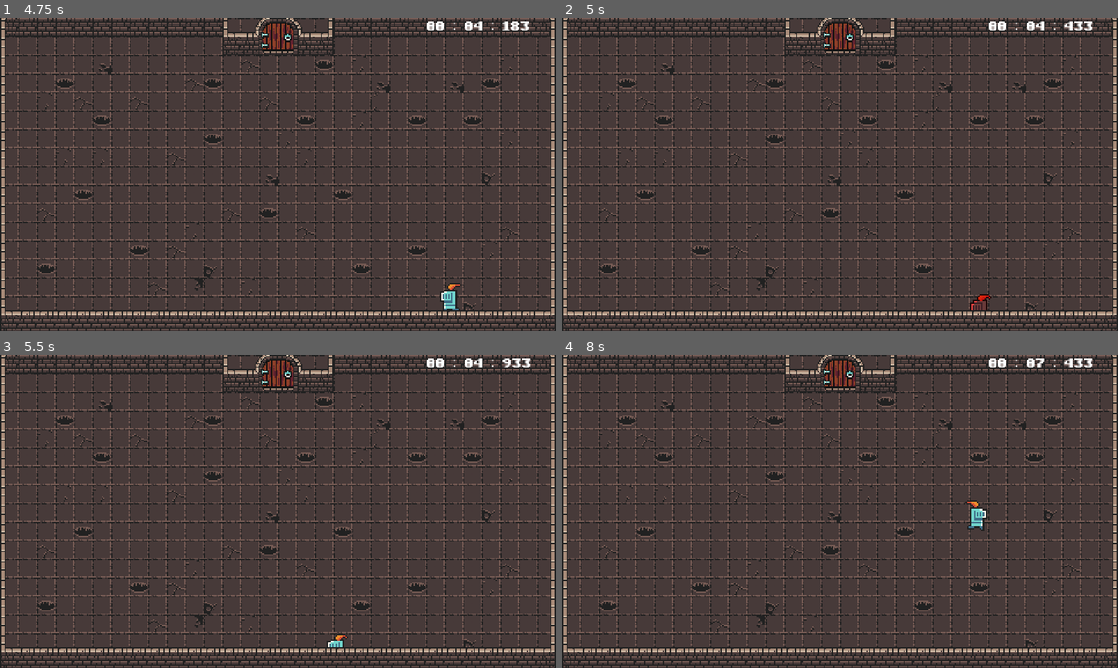
Above: before the commit, frames 1-4 (two rows, left to right).
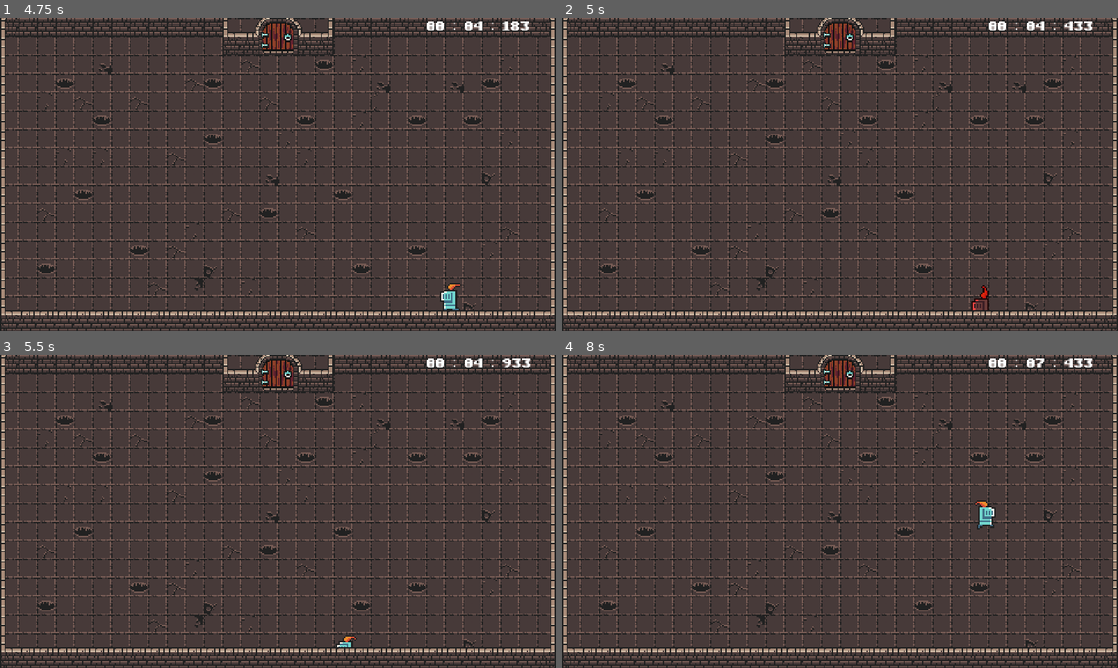
Above: after the commit, the same moments.

Repository: Thomas-Raveneau/SocialDungeons
Game: Godot game, scene res://Scenes/Menus/Main/Main.tscn
Two runs of this game, one before a commit and one after it. Both use one fixed random seed, a clock stepped at 60 frames per second and the inputs below.
Inputs (mouse positions are in pixels of both pictures, inside the frame that each line leads up to):
- Up to frame 1 (4.75 s): click (278, 143) at 0.5 s; hold D (move_right) 1.28-2.03 s; tap Shift (action_dash) every 0.75 s from 1.35 to 4.35 s; hold S (move_down) 2.03-2.78 s; hold D (move_right) 2.78-3.53 s; hold Z (move_up) 3.53-4.28 s; hold Q (move_left) from 4.28 s (still down)
- Up to frame 2 (5 s): keep holding Q (move_left); tap ' (debug_button) at 4.9 s
- Up to frame 3 (5.5 s): keep holding Q (move_left); tap Shift (action_dash) at 5.1 s
- Up to frame 4 (8 s): release Q (move_left) at 5.78 s; hold S (move_down) 5.78-6.53 s; tap Shift (action_dash) at 5.85, 6.6, 7.35 s; hold D (move_right) 6.53-7.28 s; hold Z (move_up) from 7.28 s (still down)

Frame 1 is identical in both runs. In frame 2, 0.1% of the frame differs, in the area x 73-78%, y 85-94%; in frame 3, 0.2%; in frame 4, 0.4%, in the area x 72-78%, y 46-57%.

Commit message:
[ADD] - Player damage particle and hit animation

Diff:
--- a/Scenes/Maps/Main.tscn
+++ b/Scenes/Maps/Main.tscn
@@ -4,7 +4,7 @@
 [ext_resource path="res://Scenes/Maps/Main.gd" type="Script" id=2]
 [ext_resource path="res://Scenes/Systems/Timer.tscn" type="PackedScene" id=5]
 [ext_resource path="res://Scenes/Maps/Castle/Castle.tscn" type="PackedScene" id=6]
-[ext_resource path="res://Scenes/Menus/Main/Assets/Font/pixelmix_bold.ttf" type="DynamicFontData" id=7]
+[ext_resource path="res://Fonts/pixelmix_bold.ttf" type="DynamicFontData" id=7]
 
 [sub_resource type="DynamicFont" id=1]
 size = 25
--- /dev/null
+++ b/Scenes/Player/DamageParticle.gd
@@ -0,0 +1,22 @@
+extends Label
+
+func show_value(value, travel, duration, spread, crit=false):
+	text = value
+	# For scaling, set the pivot offset to the center.
+	rect_pivot_offset = rect_size / 2
+	var movement = travel.rotated(rand_range(-spread/2, spread/2))
+	# Animate the position.
+	$Tween.interpolate_property(self, "rect_position", rect_position,
+			rect_position + movement, duration,
+			Tween.TRANS_LINEAR, Tween.EASE_IN_OUT)
+	# Animate the fade-out.
+	$Tween.interpolate_property(self, "modulate:a", 1.0, 0.0, duration,
+			Tween.TRANS_LINEAR, Tween.EASE_IN_OUT)
+	if crit:
+		# Set the color and animate size for criticals.
+		modulate = Color(1, 0, 0)
+		$Tween.interpolate_property(self, "rect_scale", rect_scale*2, rect_scale,
+			0.4, Tween.TRANS_BACK, Tween.EASE_IN)
+	$Tween.start()
+	yield($Tween, "tween_all_completed")
+	queue_free()
--- /dev/null
+++ b/Scenes/Player/DamageParticle.tscn
@@ -0,0 +1,35 @@
+[gd_scene load_steps=4 format=2]
+
+[ext_resource path="res://Scenes/Player/DamageParticle.gd" type="Script" id=1]
+[ext_resource path="res://Fonts/pixelmix.ttf" type="DynamicFontData" id=2]
+
+[sub_resource type="DynamicFont" id=1]
+size = 8
+outline_size = 1
+outline_color = Color( 0, 0, 0, 0.305882 )
+font_data = ExtResource( 2 )
+
+[node name="DamageParticle" type="Label"]
+anchor_left = 0.5
+anchor_top = 0.5
+anchor_right = 0.5
+anchor_bottom = 0.5
+margin_left = -30.0
+margin_top = -17.5
+margin_right = 30.0
+margin_bottom = 17.5
+grow_horizontal = 2
+grow_vertical = 2
+rect_min_size = Vector2( 60, 35 )
+rect_scale = Vector2( 0.75, 0.75 )
+custom_fonts/font = SubResource( 1 )
+custom_colors/font_color = Color( 1, 1, 1, 1 )
+text = "153"
+align = 1
+valign = 1
+script = ExtResource( 1 )
+__meta__ = {
+"_edit_use_anchors_": false
+}
+
+[node name="Tween" type="Tween" parent="."]
--- a/Scenes/Player/Player.gd
+++ b/Scenes/Player/Player.gd
@@ -10,6 +10,11 @@
 export var DEFENSE: int = 5
 export var ATTACK = 10
 export var KNOCKBACK_FORCE = 5
+
+# DAMAGE PARTICLE UTILS
+var travel = Vector2(0, -25)
+var duration = 0.5
+var spread = PI/2
 
 # TIMERS
 const DASH_DURATION: float = 0.1
@@ -32,6 +37,9 @@
 onready var dash_cooldown_timer: Timer = $DashCooldown
 onready var damage_animation_timer: Timer = $DamageAnimation
 onready var damage_sound: AudioStreamPlayer = $DamageSound
+
+# SCENES
+var damage_particle = preload("res://Scenes/Player/DamageParticle.tscn")
 
 ################################################################################
 
@@ -88,7 +96,9 @@
 	if (is_alive):
 		_handle_player_flip()
 
-		if (velocity == Vector2(0, 0)):
+		if (is_taking_damage):
+			skin.play('hit')
+		elif (velocity == Vector2(0, 0)):
 			skin.play('idle')
 		else:
 			skin.play('run')
@@ -97,16 +107,20 @@
 	if (is_alive):
 		is_alive = false
 		skin.stop()
-		rotation_degrees = 90
+		skin.rotation_degrees = 90
 
 		return 0
 	else:
 		return -1
 
-func _handle_damage_animation(damage_dir: Vector2) -> void:
+func _handle_damage_animation(damage_amount: int, damage_dir: Vector2) -> void:
 	damage_animation_timer.start()
 	skin.self_modulate = Color(235/255.0, 70/255.0, 70/255.0)
 	knockback = damage_dir.normalized() * KNOCKBACK_FORCE
+
+	var damage_particle_node = damage_particle.instance()
+	add_child(damage_particle_node)
+	damage_particle_node.show_value(str(damage_amount), travel, duration, spread, false)
 
 func _handle_invicibility() -> void:
 	invicibility_timer.start()
@@ -120,7 +134,7 @@
 	if (is_invicible or !is_alive):
 		return false
 
-	_handle_damage_animation(damage_dir)
+	_handle_damage_animation(damage_amount, damage_dir)
 	_handle_damage_sound()
 
 	if (HEALTH - damage_amount <= 0):
--- a/Scenes/Player/Player.tscn
+++ b/Scenes/Player/Player.tscn
@@ -19,15 +19,15 @@
 "name": "idle",
 "speed": 5.0
 }, {
+"frames": [ ExtResource( 1 ) ],
+"loop": true,
+"name": "hit",
+"speed": 5.0
+}, {
 "frames": [ ExtResource( 2 ), ExtResource( 3 ), ExtResource( 6 ), ExtResource( 4 ) ],
 "loop": true,
 "name": "run",
 "speed": 10.0
-}, {
-"frames": [ ExtResource( 1 ) ],
-"loop": true,
-"name": "hit",
-"speed": 5.0
 } ]
 
 [sub_resource type="RectangleShape2D" id=2]
@@ -58,7 +58,7 @@
 one_shot = true
 
 [node name="DamageAnimation" type="Timer" parent="."]
-wait_time = 0.1
+wait_time = 0.15
 one_shot = true
 
 [node name="VisibilityNotifier2D" type="VisibilityNotifier2D" parent="."]
Renamed: Scenes/Menus/Main/Assets/Font/pixelmix.ttf -> Fonts/pixelmix.ttf
Renamed: Scenes/Menus/Main/Assets/Font/pixelmix_bold.ttf -> Fonts/pixelmix_bold.ttf
Not shown, removed: Scenes/Menus/Main/Assets/Font/license.txt
Not shown, removed: Scenes/Menus/Main/Assets/Font/readme.txt
